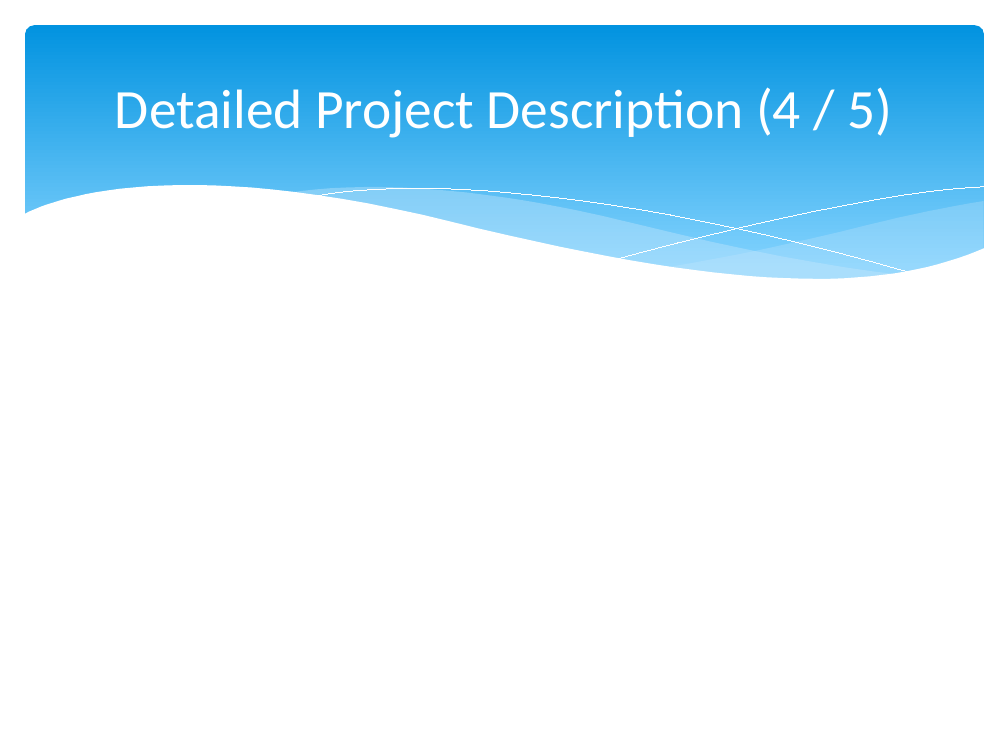
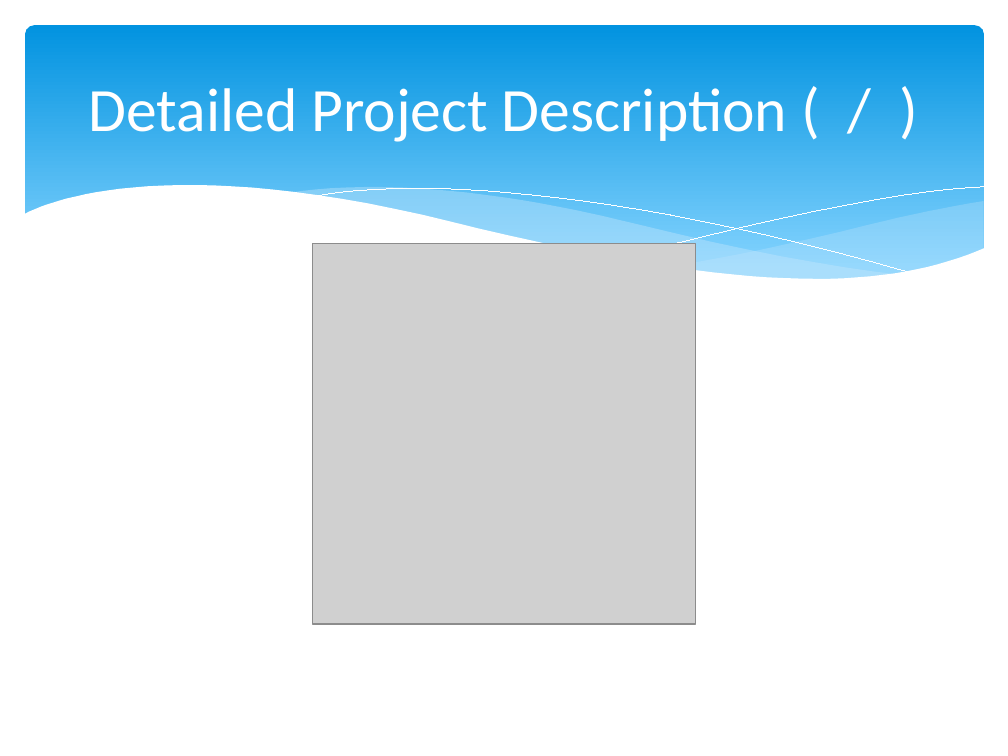
Before and after one commit to hankn01/VaccineCMSJavaSwing, a slide deck: slide 4 of team1Presentation.pptx (slide 6 before the commit). Drawn at 1008x756 pixels with LibreOffice and Linux fonts; fonts in the diff are those of the drawing; grey boxes stand for pictures. Boxes give left, top, right and bottom in pixels: in the first picture for what was removed or moved away, otherwise in the second. Text is boxed around its words. In the diff, an @@ line names an element or a change of style, - is before the commit and + after.

```diff
--- a/team1Presentation.pptx
+++ b/team1Presentation.pptx
@@ title at [89, 88, 787, 142]: text changed; size 39.6 to 44 pt @@
-Detailed Project Description (4 / 5)
+Detailed Project Description ( / )
@@ picture added at [312, 244, 696, 624] @@
```
Also in this commit, not shown: 5 other slides changed, 5 slides added, 14 other files.
